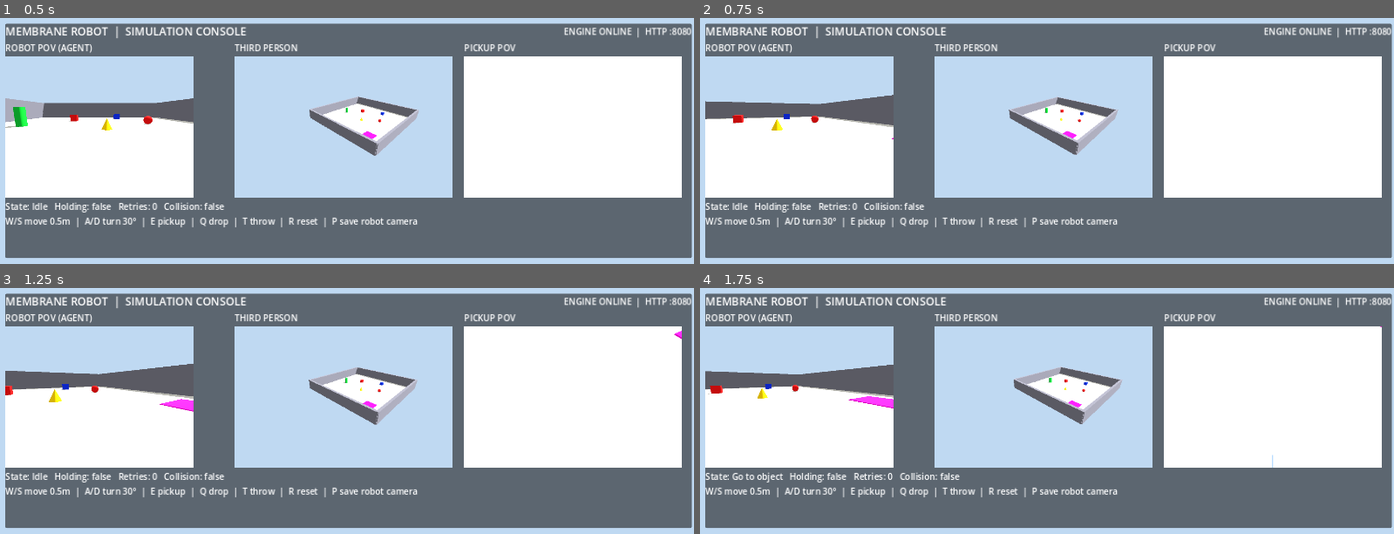
Above: before the commit, frames 1-4 (two rows, left to right).
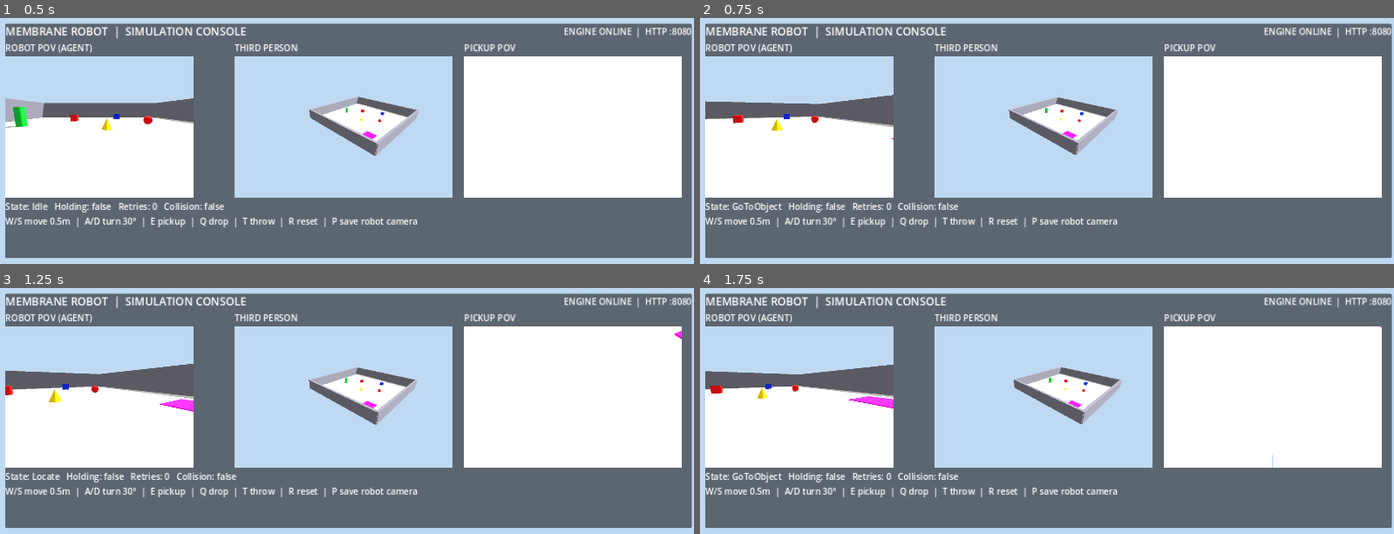
Above: after the commit, the same moments.

Repository: yashhhvardhannn/Hackoween
Game: Godot game, scene res://scenes/world.tscn
Same seed, same stepped clock (60 frames per second), same inputs: the game is played once before the commit and once after it.
Inputs:
- Up to frame 1 (0.5 s): no input
- Up to frame 2 (0.75 s): tap Enter at 0.5 s; hold D from 0.53 s (still down); tap E at 0.6 s
- Up to frame 3 (1.25 s): keep holding D
- Up to frame 4 (1.75 s): tap Space at 1.25 s; release D at 1.28 s; hold S from 1.28 s (still down); tap Q at 1.35 s

Frame 1 is identical in both runs. In frame 2, 0.6% of the frame differs, in the area x 4-38%, y 74-80%; in frame 3, 0.5%; in frame 4, 0.6%.

Commit message:
engine: match API to plan.md contract, add run lifecycle and clip capture
- Replies use the agreed keys: /state 'state', /turn 'turned', /pickup and
  /drop 'success'; state names Locate/GoToObject/PickUp/...; method checks
- Collision backs off 0.1 m, 2 s stuck counts as blocked, run ends after 3 retries
- New /run/start, /run/end (720p POV frames saved during move/turn only),
  /reset (restores robot and objects in place, server stays up)
- Listen on all interfaces so other laptops can connect
- Fix: poll the socket while reading requests (server could hang otherwise)
- Remove unused API autoload placeholders (option 2: engine serves the API)

Co-Authored-By: Claude Opus 5.5 <noreply@anthropic.com>

Diff:
--- a/engine/project.godot
+++ b/engine/project.godot
@@ -17,8 +17,3 @@
 renderer/rendering_method="gl_compatibility"
 renderer/rendering_method.mobile="gl_compatibility"
 environment/defaults/default_clear_color=Color(0.75, 0.85, 0.95, 1)
-
-[autoload]
-
-ApiServer="*res://scripts/api/api_server.gd"
-StateMachine="*res://scripts/api/state_machine.gd"
--- a/engine/scripts/api/api_server.gd
+++ /dev/null
@@ -1,3 +0,0 @@
-extends Node
-## Autoload placeholder for the Python-agent HTTP API.
-## Add API routing and request handling here.
--- a/engine/scripts/api/fake_robot.gd
+++ /dev/null
@@ -1,103 +0,0 @@
-extends Node
-## Stand-in robot so the API can be built and tested before Yash's real robot exists.
-##
-## It implements the same functions the real robot must provide (plan.md §3a).
-## Only loaded in the practice project (api_sandbox). The real game never registers it.
-##
-## World: empty 8x8 m room, robot starts in the middle facing +x.
-## Heading 0 = +x, positive = clockwise from above (y-down map).
-
-const ROOM := 8.0
-const RADIUS := 0.25
-const STEP := 0.05
-
-var x := 4.0
-var y := 4.0
-var heading := 0.0
-var holding := false
-
-
-func _ready() -> void:
-	add_to_group("robot")
-
-
-## Drive forward (negative = backwards). Stops at walls, backs off 0.1 m.
-func do_move(distance: float) -> Dictionary:
-	await get_tree().process_frame  # behave like the real robot: takes at least a frame
-	var dir := Vector2.from_angle(deg_to_rad(heading)) * signf(distance)
-	var moved := 0.0
-	var collided := false
-	while moved < absf(distance) - 0.0001:
-		var step := minf(STEP, absf(distance) - moved)
-		var nx := x + dir.x * step
-		var ny := y + dir.y * step
-		if nx < RADIUS or nx > ROOM - RADIUS or ny < RADIUS or ny > ROOM - RADIUS:
-			collided = true
-			break
-		x = nx
-		y = ny
-		moved += step
-	if collided:
-		x -= dir.x * 0.1
-		y -= dir.y * 0.1
-		moved = maxf(moved - 0.1, 0.0)
-	return {"moved": moved * signf(distance), "collided": collided}
-
-
-func do_turn(degrees: float) -> Dictionary:
-	await get_tree().process_frame
-	heading = fposmod(heading + degrees, 360.0)
-	return {"turned": degrees}
-
-
-func do_pickup() -> bool:
-	if holding:
-		return false
-	holding = true  # the stand-in always "finds" something, so the full flow can be tested
-	return true
-
-
-func do_drop() -> Dictionary:
-	if not holding:
-		return {"success": false, "in_zone": false}
-	holding = false
-	return {"success": true, "in_zone": x > 6.0 and y > 6.0}  # pretend zone: top-right corner
-
-
-func get_pose() -> Dictionary:
-	return {"x": x, "y": y, "heading": heading, "holding": holding}
-
-
-## A plain test picture: grey floor, blue "wall" band that slides as the robot turns.
-func get_look_jpeg() -> PackedByteArray:
-	var img := Image.create_empty(640, 480, false, Image.FORMAT_RGB8)
-	img.fill(Color(0.78, 0.78, 0.8))
-	img.fill_rect(Rect2i(0, 0, 640, 180), Color(0.55, 0.62, 0.7))
-	var band_x := int(fposmod(heading * 4.0, 640.0))
-	img.fill_rect(Rect2i(band_x, 120, 60, 120), Color(0.3, 0.3, 0.35))
-	return img.save_jpg_to_buffer(0.85)
-
-
-func get_depth() -> Variant:
-	var dir := Vector2.from_angle(deg_to_rad(heading))
-	var best := INF
-	if dir.x > 0.0001: best = minf(best, (ROOM - x) / dir.x)
-	if dir.x < -0.0001: best = minf(best, -x / dir.x)
-	if dir.y > 0.0001: best = minf(best, (ROOM - y) / dir.y)
-	if dir.y < -0.0001: best = minf(best, -y / dir.y)
-	return null if best > 10.0 else best
-
-
-func start_capture(_run_id: String, _command: String) -> void:
-	pass  # the real robot starts saving POV frames here
-
-
-func stop_capture() -> void:
-	pass
-
-
-func reset_layout(_layout: String) -> void:
-	x = 4.0
-	y = 4.0
-	heading = 0.0
-	holding = false
--- a/engine/scripts/api/state_machine.gd
+++ /dev/null
@@ -1,3 +0,0 @@
-extends Node
-## Autoload placeholder for robot task/state management.
-## Add Idle, Locate, GoToObject, PickUp, Carry, Drop, Blocked and Done states here.
--- a/engine/scripts/world_builder.gd
+++ b/engine/scripts/world_builder.gd
@@ -8,6 +8,11 @@
 const PICKUP_REACH := 0.5
 const PICKUP_HALF_ANGLE := 30.0
 const MAX_DEPTH := 10.0
+const BACK_OFF := 0.1          # brief: on collision, back off 0.1 m
+const STUCK_SECONDS := 2.0     # brief: no movement for 2 s counts as blocked
+const MAX_RETRIES := 3         # brief: fail after 3 retries
+const POV_SIZE := Vector2i(1280, 720)  # Phase 2 clips: 720p
+const DROP_ZONE_CENTER := Vector3(-2.5, 0, 2.5)
 const LOOK_SIZE := Vector2i(640, 480)
 const PANEL_SIZE := Vector2i(400, 260)
 
@@ -16,7 +21,10 @@
 var pickup_point: Marker3D
 var held: RigidBody3D
 var heading := 0.0
+# State names follow plan.md section 2 exactly:
+# Idle | Locate | GoToObject | PickUp | Carry | Drop | Done | Blocked
 var state_name := "Idle"
+var outcome := ""              # pass | fail_collision | fail_not_reached | fail_wrong_object
 var retries := 0
 var collided := false
 var busy := false
@@ -24,11 +32,17 @@
 var look_vp: SubViewport
 var overview_vp: SubViewport
 var pickup_vp: SubViewport
+var pov_vp: SubViewport        # 1280x720 copy of the robot camera, for clip frames
+var pov_cam: Camera3D
+var capturing := false
+var capture_dir := ""
+var capture_frame := 0
 var look_cam: Camera3D
 var overview_cam: Camera3D
 var pickup_cam: Camera3D
 
 var trail_points: Array[Vector3] = []
+var start_transforms := {}     # pickable body -> starting transform, for /reset
 var trail_node: MeshInstance3D
 var trail_color := Color(0.1, 0.55, 1.0)
 
@@ -43,9 +57,9 @@
 	_build_cameras()
 	_build_trail()
 	_build_ui()
-	var err := server.listen(PORT, "127.0.0.1")
+	var err := server.listen(PORT, "*")  # "*" so other laptops on the Wi-Fi can connect
 	if err == OK:
-		print("Robot HTTP API: http://127.0.0.1:%d" % PORT)
+		print("Robot HTTP API: http://localhost:%d" % PORT)
 	else:
 		push_error("Could not listen on port %d. Error %d" % [PORT, err])
 	print("Keys: W/S move, A/D turn, E pickup, Q drop, T throw, R reset, P save /look")
@@ -136,6 +150,7 @@
 	body.collision_layer = 2
 	body.collision_mask = 1 | 2
 	body.add_to_group("pickable")
+	start_transforms[body] = Transform3D(Basis(), pos)
 	var mesh := MeshInstance3D.new()
 	var cs := CollisionShape3D.new()
 	match kind:
@@ -279,6 +294,10 @@
 	var c := _new_viewport("PickupViewport", PANEL_SIZE, "PickupCamera")
 	pickup_vp = c[0]
 	pickup_cam = c[1]
+	var d := _new_viewport("PovViewport", POV_SIZE, "PovCamera")
+	pov_vp = d[0]
+	pov_cam = d[1]
+	# Same 90-degree horizontal view as the agent camera (KEEP_WIDTH), at 720p for the clips.
 	# The subviewports share the main scene World3D. Update their cameras from robot pose.
 	overview_cam.position = Vector3(-7, 6, 7)
 	overview_cam.look_at(Vector3.ZERO)
@@ -293,6 +312,7 @@
 	var fwd := _forward()
 	look_cam.global_position = robot.global_position + Vector3.UP * 0.5
 	look_cam.look_at(look_cam.global_position + fwd + Vector3.DOWN * 0.18, Vector3.UP)
+	pov_cam.global_transform = look_cam.global_transform
 	# Close, downward-angled view of the pickup point. Keep the camera just
 	# behind the robot's front so the target stays in frame as the robot approaches.
 	pickup_cam.global_position = robot.global_position + fwd * 0.18 + Vector3.UP * 1.05
@@ -394,28 +414,41 @@
 		return {"error": "busy", "moved": 0.0, "collided": false}
 	busy = true
 	collided = false
-	state_name = "Carry" if held != null else "Go to object"
+	state_name = "Carry" if held != null else "GoToObject"
 	trail_color = Color(0.1, 0.85, 0.3) if held != null else Color(0.1, 0.55, 1.0)
 	_rebuild_trail()
 	var dir := _forward() * signf(distance)
 	var remaining := absf(distance)
 	var moved := 0.0
+	var still_for := 0.0
 	while remaining > 0.001:
 		await get_tree().physics_frame
-		var step := minf(SPEED * get_physics_process_delta_time(), remaining)
+		var dt := get_physics_process_delta_time()
+		var step := minf(SPEED * dt, remaining)
+		var before := robot.global_position
 		var hit := robot.move_and_collide(dir * step)
-		if hit != null:
+		var progress := (robot.global_position - before).length()
+		still_for = still_for + dt if progress < 0.0005 else 0.0
+		if hit != null or still_for >= STUCK_SECONDS:
 			collided = true
-			state_name = "Blocked"
-			retries += 1
-			trail_color = Color(1.0, 0.5, 0.05)
-			_rebuild_trail()
 			break
 		remaining -= step
 		moved += step
 		_add_trail()
+		_capture_frame()
+	if collided:
+		# Brief: stop, back off 0.1 m, report the collision, enter Blocked; fail after 3 retries.
+		robot.move_and_collide(-dir * BACK_OFF)
+		moved = maxf(moved - BACK_OFF, 0.0)
+		retries += 1
+		trail_color = Color(1.0, 0.5, 0.05)
+		_rebuild_trail()
+		if retries > MAX_RETRIES:
+			_end_run("fail_collision")
+		else:
+			state_name = "Blocked"
 	busy = false
-	return {"moved": snappedf(moved, 0.001), "collided": collided}
+	return {"moved": snappedf(moved * signf(distance), 0.001), "collided": collided}
 
 func _turn(degrees: float) -> Dictionary:
 	if busy:
@@ -429,12 +462,16 @@
 		heading = fposmod(heading + sign_turn * step, 360.0)
 		remaining -= step
 		_sync_heading()
+		_capture_frame()
+	if state_name != "Done":
+		state_name = "Carry" if held != null else "Locate"
 	busy = false
-	return {"heading": snappedf(heading, 0.1)}
+	return {"turned": snappedf(degrees, 0.01)}
 
 func _pickup() -> Dictionary:
 	if held != null:
 		return {"ok": false}
+	state_name = "PickUp"
 	var best: RigidBody3D = null
 	var best_d := INF
 	var fwd := _forward()
@@ -452,6 +489,7 @@
 			best = body
 			best_d = d
 	if best == null:
+		state_name = "GoToObject"
 		return {"ok": false}
 	held = best
 	held.freeze = true
@@ -480,9 +518,11 @@
 	obj.collision_mask = 1 | 2
 	held = null
 	await get_tree().physics_frame
-	var delta := obj.global_position - Vector3(-2.5, 0, 2.5)
+	var delta := obj.global_position - DROP_ZONE_CENTER
 	var inside := absf(delta.x) <= 0.5 and absf(delta.z) <= 0.5
-	state_name = "Done" if inside else "Drop"
+	state_name = "Drop"
+	if inside:
+		_end_run("pass")
 	return {"ok": true, "in_zone": inside}
 
 func _throw(power: float) -> Dictionary:
@@ -502,8 +542,18 @@
 	return {"ok": true}
 
 func _reset() -> void:
-	if held != null:
-		_drop()
+	# Put everything back where it started, without reloading the scene
+	# (reloading would briefly stop the HTTP server and drop requests).
+	if held != null and is_instance_valid(held):
+		held.reparent(self, true)
+		held.collision_layer = 2
+		held.collision_mask = 1 | 2
+		held.freeze = false
+		held = null
+	for body in start_transforms:
+		body.global_transform = start_transforms[body]
+		body.linear_velocity = Vector3.ZERO
+		body.angular_velocity = Vector3.ZERO
 	robot.position = Vector3(-3, 0, 0)
 	robot.velocity = Vector3.ZERO
 	heading = 0.0
@@ -511,6 +561,8 @@
 	retries = 0
 	collided = false
 	state_name = "Idle"
+	outcome = ""
+	capturing = false
 	trail_points.clear()
 	trail_color = Color(0.1, 0.55, 1.0)
 	_rebuild_trail()
@@ -522,7 +574,39 @@
 	image.save_jpg("user://look.jpg", 0.9)
 	print("Saved camera image to: ", ProjectSettings.globalize_path("user://look.jpg"))
 
-# ---------------- HTTP server ----------------
+# ---------------- run lifecycle and clip frames ----------------
+
+func _start_run(run_id: String) -> void:
+	retries = 0
+	collided = false
+	outcome = ""
+	state_name = "Locate"
+	# Frames are saved only while the robot moves/turns (engine time), so a
+	# 1-2 minute run with Claude thinking becomes a 10-20 s clip.
+	capture_dir = ProjectSettings.globalize_path("res://").path_join("../runs/%s/pov" % run_id).simplify_path()
+	capture_frame = 0
+	capturing = DisplayServer.get_name() != "headless"
+	if capturing:
+		DirAccess.make_dir_recursive_absolute(capture_dir)
+
+func _end_run(result: String) -> void:
+	if state_name != "Done":
+		outcome = result
+	state_name = "Done"
+	capturing = false
+
+func _capture_frame() -> void:
+	# Physics runs at 60 Hz; keep every other frame for a 30 FPS clip.
+	if not capturing or Engine.get_physics_frames() % 2 != 0:
+		return
+	var img := pov_vp.get_texture().get_image()
+	if img != null:
+		img.save_png(capture_dir.path_join("%05d.png" % capture_frame))
+		capture_frame += 1
+
+# ---------------- HTTP server (plan.md section 2) ----------------
+# Every reply below is built from an explicit list of keys, so internal data
+# (object names, colours, positions) can never reach the agent.
 
 func _poll_server() -> void:
 	if not server.is_listening() or handling_request:
@@ -540,34 +624,56 @@
 	var method: String = req["method"]
 	var path: String = req["path"]
 	var body: Dictionary = req["body"]
-	match path:
-		"/state":
+	match method + " " + path:
+		"GET /state":
 			_send_json(200, _state())
-		"/look":
+		"GET /look":
 			await _send_look()
-		"/depth":
+		"GET /depth":
 			_send_json(200, {"distance": _depth()})
-		"/collision":
-			_send_json(200, {"collided": collided})
-		"/move":
-			if method == "POST":
-				_send_json(200, await _move(float(body.get("distance", 0.0))))
+		"POST /move":
+			if not body.has("distance"):
+				_send_json(400, {"error": "missing distance"})
+			elif state_name == "Done":
+				_send_json(200, {"moved": 0.0, "collided": false, "state": state_name})
 			else:
-				_send_json(405, {"error": "method_not_allowed"})
-		"/turn":
-			if method == "POST":
-				_send_json(200, await _turn(float(body.get("degrees", 0.0))))
+				var r := await _move(float(body["distance"]))
+				if r.has("error"):
+					_send_json(409, {"error": "busy"})
+				else:
+					_send_json(200, {"moved": r["moved"], "collided": r["collided"], "state": state_name})
+		"POST /turn":
+			if not body.has("degrees"):
+				_send_json(400, {"error": "missing degrees"})
+			elif state_name == "Done":
+				_send_json(200, {"turned": 0.0, "state": state_name})
 			else:
-				_send_json(405, {"error": "method_not_allowed"})
-		"/pickup":
-			_send_json(200, _pickup() if method == "POST" else {"error": "method_not_allowed"})
-		"/drop":
-			if method == "POST":
-				_send_json(200, await _drop())
+				var r := await _turn(float(body["degrees"]))
+				if r.has("error"):
+					_send_json(409, {"error": "busy"})
+				else:
+					_send_json(200, {"turned": r["turned"], "state": state_name})
+		"POST /pickup":
+			if state_name == "Done":
+				_send_json(200, {"success": false})
 			else:
-				_send_json(405, {"error": "method_not_allowed"})
-		"/throw":
-			_send_json(200, _throw(float(body.get("impulse", 3.0))) if method == "POST" else {"error": "method_not_allowed"})
+				_send_json(200, {"success": bool(_pickup()["ok"])})
+		"POST /drop":
+			if state_name == "Done":
+				_send_json(200, {"success": false, "in_zone": false})
+			else:
+				var r := await _drop()
+				_send_json(200, {"success": bool(r["ok"]), "in_zone": bool(r["in_zone"])})
+		"POST /run/start":
+			# The command is only for the clip overlay (added later by tools/make_clip.py); never echoed.
+			_start_run(str(body.get("run_id", "run")))
+			_send_json(200, {"ok": true})
+		"POST /run/end":
+			_end_run(str(body.get("outcome", "fail_not_reached")))
+			_send_json(200, {"ok": true})
+		"POST /reset":
+			_reset()
+			_send_json(200, {"ok": true})
 		_:
 			_send_json(404, {"error": "not_found"})
 	_close_peer()
@@ -578,7 +684,10 @@
 	var length := 0
 	var deadline := Time.get_ticks_msec() + 3000
 	while Time.get_ticks_msec() < deadline:
-		if peer == null or peer.get_status() != StreamPeerTCP.STATUS_CONNECTED:
+		if peer == null:
+			return {}
+		peer.poll()
+		if peer.get_status() != StreamPeerTCP.STATUS_CONNECTED:
 			return {}
 		var count := peer.get_available_bytes()
 		if count > 0:
@@ -610,14 +719,18 @@
 
 func _send_json(status: int, payload: Dictionary) -> void:
 	var bytes := JSON.stringify(payload).to_utf8_buffer()
-	var reason := "OK" if status == 200 else ("Not Found" if status == 404 else "Method Not Allowed")
+	var reason: String = {200: "OK", 400: "Bad Request", 404: "Not Found", 409: "Conflict"}.get(status, "Error")
 	var header := "HTTP/1.1 %d %s\r\nContent-Type: application/json\r\nContent-Length: %d\r\nConnection: close\r\n\r\n" % [status, reason, bytes.size()]
 	peer.put_data(header.to_utf8_buffer())
 	peer.put_data(bytes)
 
 func _send_look() -> void:
-	await RenderingServer.frame_post_draw
-	var bytes := look_vp.get_texture().get_image().save_jpg_to_buffer(0.88)
+	var bytes: PackedByteArray
+	if DisplayServer.get_name() == "headless":  # nothing is drawn headless: send a blank frame
+		bytes = Image.create_empty(LOOK_SIZE.x, LOOK_SIZE.y, false, Image.FORMAT_RGB8).save_jpg_to_buffer(0.88)
+	else:
+		await RenderingServer.frame_post_draw
+		bytes = look_vp.get_texture().get_image().save_jpg_to_buffer(0.88)
 	var header := "HTTP/1.1 200 OK\r\nContent-Type: image/jpeg\r\nContent-Length: %d\r\nConnection: close\r\nCache-Control: no-store\r\n\r\n" % bytes.size()
 	peer.put_data(header.to_utf8_buffer())
 	peer.put_data(bytes)
@@ -631,10 +744,10 @@
 func _state() -> Dictionary:
 	# Intentionally no object names, ids, colour, shape, coordinates, count or target distance.
 	return {
-		"name": state_name,
+		"state": state_name,
 		"x": snappedf(robot.global_position.x, 0.01),
 		"y": snappedf(robot.global_position.z, 0.01),
-		"heading": snappedf(heading, 0.1),
+		"heading": fposmod(snappedf(heading, 0.1), 360.0),
 		"holding": held != null,
 		"retries": retries
 	}
Not shown, removed: engine/scripts/api/api_server.gd.uid
Not shown, removed: engine/scripts/api/fake_robot.gd.uid
Not shown, removed: engine/scripts/api/state_machine.gd.uid
Not shown, added: engine/scripts/world_builder.gd.uid
